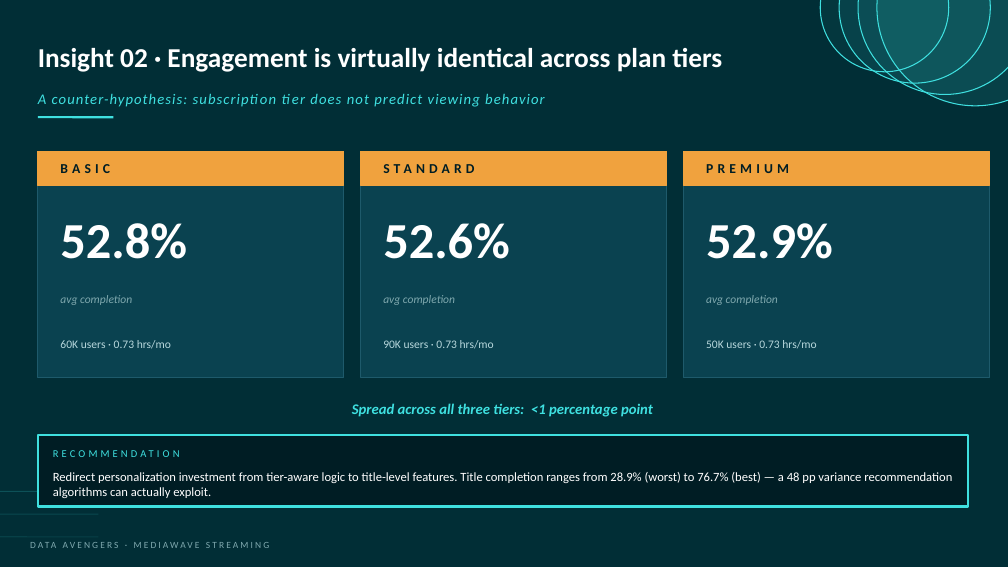
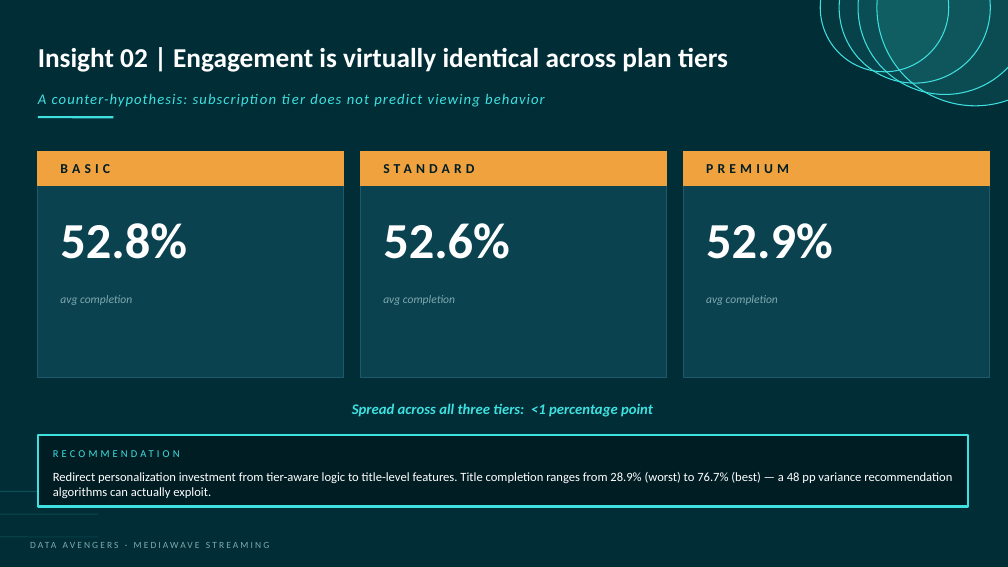
Before and after one commit to qua-ng/ism4545-data-avengers, a slide deck: slide 22 of Final Project/presentation/Slides.pptx (slide 21 before the commit). Drawn at 1008x567 pixels with LibreOffice and Linux fonts; fonts in the diff are those of the drawing. Boxes give left, top, right and bottom in pixels: in the first picture for what was removed or moved away, otherwise in the second. Text is boxed around its words. In the diff, an @@ line names an element or a change of style, - is before the commit and + after.

```diff
--- a/Final Project/presentation/Slides.pptx
+++ b/Final Project/presentation/Slides.pptx
@@ text at [38, 48, 728, 72]: text changed @@
-Insight 02 · Engagement is virtually identical across plan tiers
+Insight 02 | Engagement is virtually identical across plan tiers
@@ text removed at [60, 340, 171, 349] @@
-60K users · 0.73 hrs/mo
@@ text removed at [383, 340, 494, 349] @@
-90K users · 0.73 hrs/mo
@@ text removed at [706, 340, 816, 349] @@
-50K users · 0.73 hrs/mo
```
Also in this commit, not shown: 7 other slides changed, 1 slide added, 2 other files.
